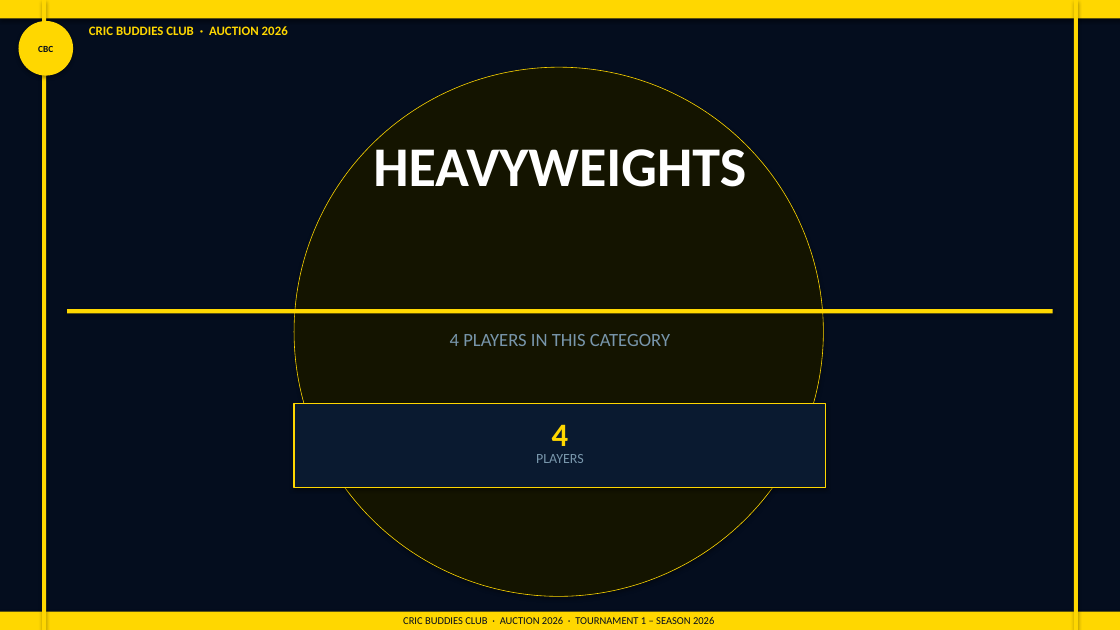
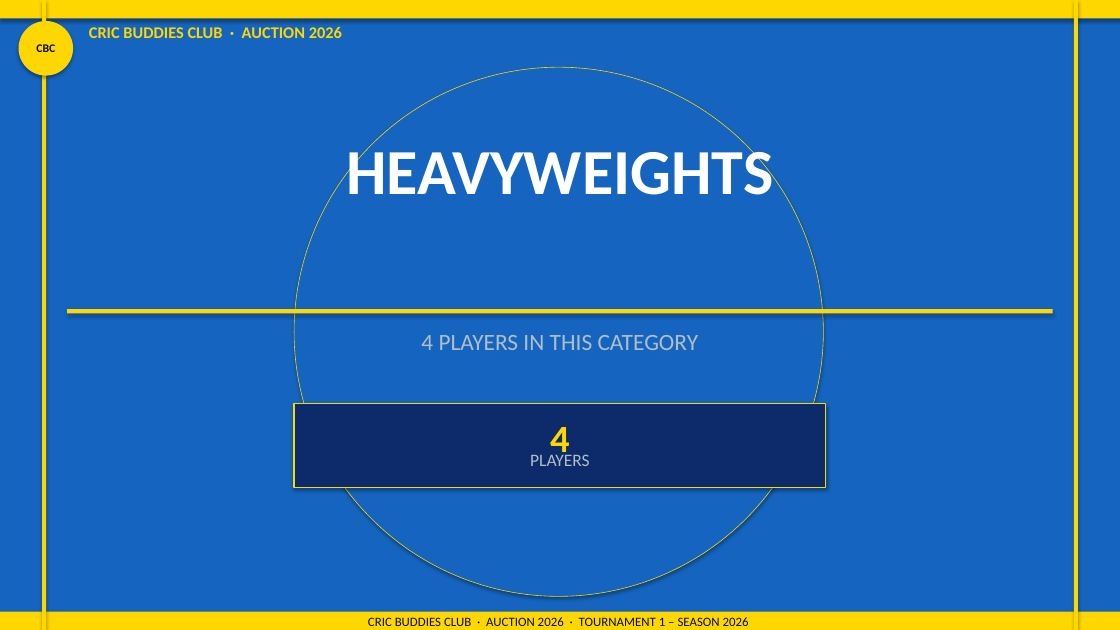
Before and after one commit to minhajz/cbc-storage, a slide deck: slide 47 of cbc-auction-2026.pptx. Drawn at 1120x630 pixels with LibreOffice and Linux fonts; fonts in the diff are those of the drawing. Boxes give left, top, right and bottom in pixels: in the first picture for what was removed or moved away, otherwise in the second. Text is boxed around its words. In the diff, an @@ line names an element or a change of style, - is before the commit and + after.

```diff
--- a/cbc-auction-2026.pptx
+++ b/cbc-auction-2026.pptx
@@ rectangle at [0,0,1120,630]: fill #040D1E to #1565C0 @@
@@ ellipse "CBC" at [18,21,73,76]: size 8 to 10 pt @@
@@ text "CRIC BUDDIES CLUB · AUCTION ..." at [89,27,342,38]: size 11 to 14 pt @@
@@ ellipse at [294,67,823,597]: fill #141400 to #1565C0 @@
@@ text "HEAVYWEIGHTS" at [346,140,773,195]: size 48 to 55 pt @@
@@ text "4 PLAYERS IN THIS CATEGORY" at [421,335,699,350]: size 16 to 20 pt, text colour #7896AB to #B0BEC5 @@
@@ text "4" at [550,427,569,462]: size 28 to 33 pt @@
@@ rectangle at [294,403,826,487]: fill #0A1A30 to #0D2A6B @@
@@ text "PLAYERS" at [530,454,590,466]: size 12 to 15 pt, text colour #7896AB to #B0BEC5 @@
@@ text "CRIC BUDDIES CLUB · AUCTION ..." at [368,617,749,626]: size 9 to 11 pt @@
```
Also in this commit, not shown: 55 other slides changed, 1 other file.
